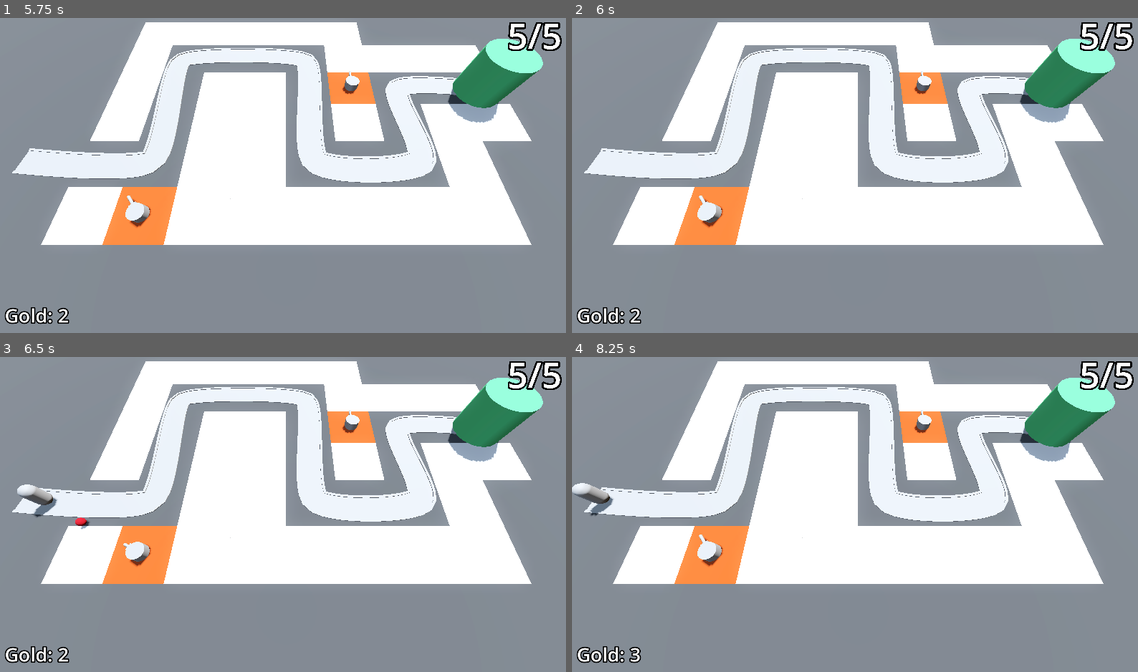
Above: before the commit, frames 1-4 (two rows, left to right).
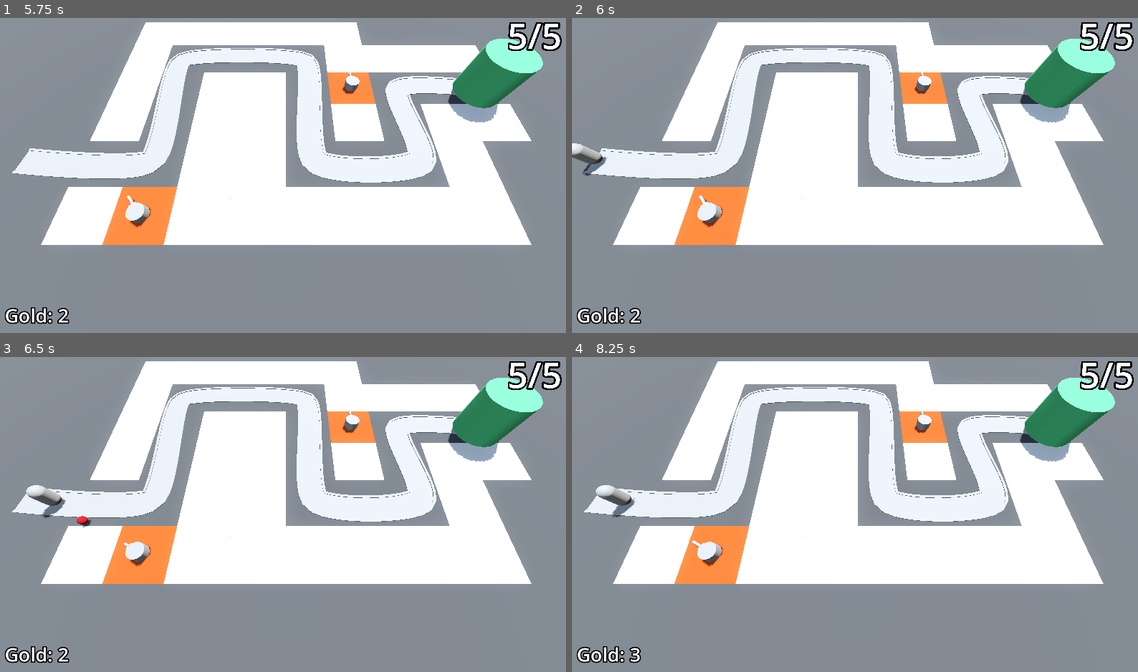
Above: after the commit, the same moments.

Repository: Ingewar/barbarian-blaster
Game: Godot game, scene res://base_level.tscn
Same seed, same stepped clock (60 frames per second), same inputs: the game is played once before the commit and once after it.
Inputs (mouse positions are in pixels of both pictures, inside the frame that each line leads up to):
- Up to frame 1 (5.75 s): tap Enter at 0.5, 2 s; move the mouse to (413, 156) at 0.52 s; click (413, 156) at 0.6 s; tap Space at 1.25 s; move the mouse to (169, 188) at 1.27 s; click (169, 188) at 1.35 s; move the mouse to (345, 103) at 2.02 s; click (345, 103) at 2.1 s; move the mouse to (260, 235) at 2.77 s; click (260, 235) at 2.85 s; move the mouse to (458, 219) at 3.52 s; click (458, 219) at 3.6 s; move the mouse to (113, 125) at 4.27 s; click (113, 125) at 4.35 s; move the mouse to (316, 172) at 5.02 s; click (316, 172) at 5.1 s
- Up to frame 2 (6 s): tap Space at 5.75 s; move the mouse to (770, 90) at 5.77 s; click (770, 90) at 5.85 s
- Up to frame 3 (6.5 s): no input
- Up to frame 4 (8.25 s): move the mouse to (985, 495) at 6.52 s; click (985, 495) at 6.6 s; move the mouse to (741, 527) at 7.27 s; click (741, 527) at 7.35 s; move the mouse to (917, 442) at 8.02 s; click (917, 442) at 8.1 s

Frame 1 is identical in both runs. In frame 2, 0.3% of the frame differs, in the area x 0-7%, y 39-51%; in frame 3, 0.5%; in frame 4, 0.7%, in the area x 0-25%, y 40-62%.

Commit message:
difficulty_manager with curve

Diff:
--- a/base_level.tscn
+++ b/base_level.tscn
@@ -8,6 +8,7 @@
 [ext_resource type="Script" uid="uid://bsjogxvyjj8tp" path="res://turret/turret_manager.gd" id="5_ftfrf"]
 [ext_resource type="PackedScene" uid="uid://dbspp2x4poqh7" path="res://turret/turret.tscn" id="6_u2wky"]
 [ext_resource type="PackedScene" uid="uid://cr618tyvbsjmk" path="res://HUD/hud.tscn" id="8_bkkah"]
+[ext_resource type="PackedScene" uid="uid://dke6ba4ruxff3" path="res://difficulty_manager/difficulty_manager.tscn" id="9_xjg0i"]
 
 [sub_resource type="ProceduralSkyMaterial" id="ProceduralSkyMaterial_4sal3"]
 sky_horizon_color = Color(0.66224277, 0.6717428, 0.6867428, 1)
@@ -59,10 +60,11 @@
 "cells": PackedInt32Array(31, 65521, 196608, 65532, 65535, 524288, 65532, 65534, 524288, 65532, 65533, 524288, 65532, 6 …(525 unchanged characters)…
 }
 
-[node name="EnemyPath" type="Path3D" parent="."]
+[node name="EnemyPath" type="Path3D" parent="." node_paths=PackedStringArray("difficulty_manager")]
 curve = SubResource("Curve3D_bo3yr")
 script = ExtResource("3_u2wky")
 enemy = ExtResource("2_5vx1e")
+difficulty_manager = NodePath("../DifficultyManager")
 
 [node name="RoadVisual" type="CSGPolygon3D" parent="EnemyPath"]
 polygon = PackedVector2Array(-1, 0, -1, 0.1, 1, 0.1, 1, 0)
@@ -120,4 +122,6 @@
 
 [node name="HUD" parent="." instance=ExtResource("8_bkkah")]
 
+[node name="DifficultyManager" parent="." instance=ExtResource("9_xjg0i")]
+
 [connection signal="timeout" from="EnemyPath/SpawnTimer" to="EnemyPath" method="_on_spawn_timer_timeout"]
--- /dev/null
+++ b/difficulty_manager/difficulty_manager.gd
@@ -0,0 +1,21 @@
+extends Node
+
+class_name DifficultyManager
+
+signal wave_completed
+
+@export var wave_time := 30.0
+@export var spawn_time_curve: Curve
+
+@onready var timer: Timer = $Timer
+
+func _ready() -> void:
+    timer.wait_time = wave_time
+    timer.start()
+    timer.timeout.connect(func () -> void: wave_completed.emit())
+
+func get_wave_progress_ratio() -> float:
+    return 1.0 - (timer.time_left / wave_time)
+
+func get_spawn_time() -> float:
+    return spawn_time_curve.sample(get_wave_progress_ratio())
--- /dev/null
+++ b/difficulty_manager/difficulty_manager.tscn
@@ -0,0 +1,16 @@
+[gd_scene load_steps=3 format=3 uid="uid://dke6ba4ruxff3"]
+
+[ext_resource type="Script" uid="uid://btqi2bk30od8k" path="res://difficulty_manager/difficulty_manager.gd" id="1_yfgee"]
+
+[sub_resource type="Curve" id="Curve_yfgee"]
+_limits = [0.25, 2.0, 0.0, 1.0]
+_data = [Vector2(0, 2), 0.0, -1.7500001, 0, 1, Vector2(1, 0.25), -1.7500001, 0.0, 1, 0]
+point_count = 2
+metadata/_snap_enabled = true
+
+[node name="DifficultyManager" type="Node"]
+script = ExtResource("1_yfgee")
+spawn_time_curve = SubResource("Curve_yfgee")
+
+[node name="Timer" type="Timer" parent="."]
+one_shot = true
--- a/enemies/enemy_path.gd
+++ b/enemies/enemy_path.gd
@@ -1,6 +1,7 @@
 extends Path3D
 
 @export var enemy : PackedScene
+@export var difficulty_manager: DifficultyManager
 
 @onready var spawn_timer: Timer = $SpawnTimer
 
@@ -9,4 +10,6 @@
 	add_child(enemy_instance)
 
 func _on_spawn_timer_timeout() -> void:
+	var spawn_time = difficulty_manager.get_spawn_time()
+	spawn_timer.wait_time = spawn_time
 	spawn_enemy()
Not shown: 1 places in base_level.tscn that only renumber resources
Not shown, added: difficulty_manager/difficulty_manager.gd.uid
